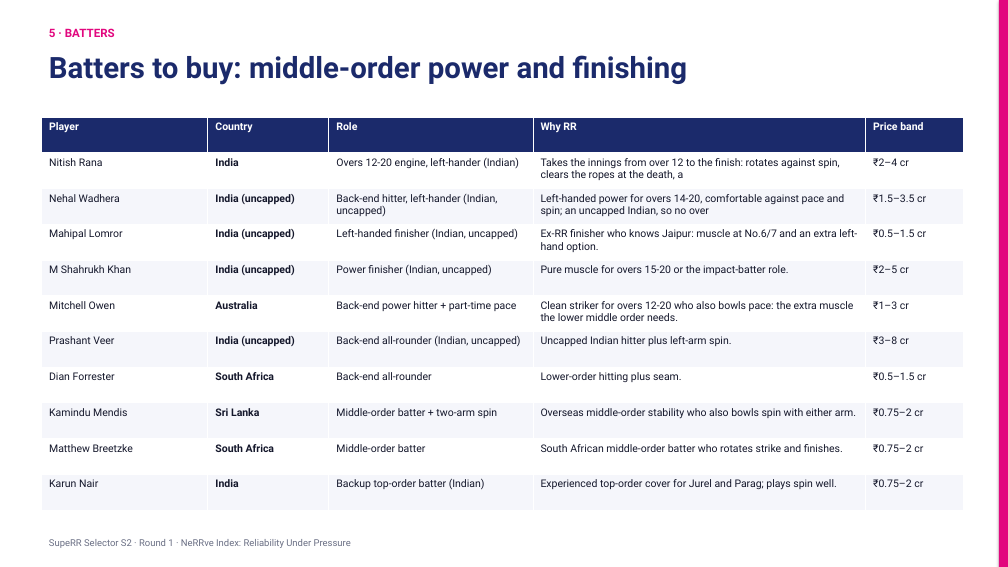
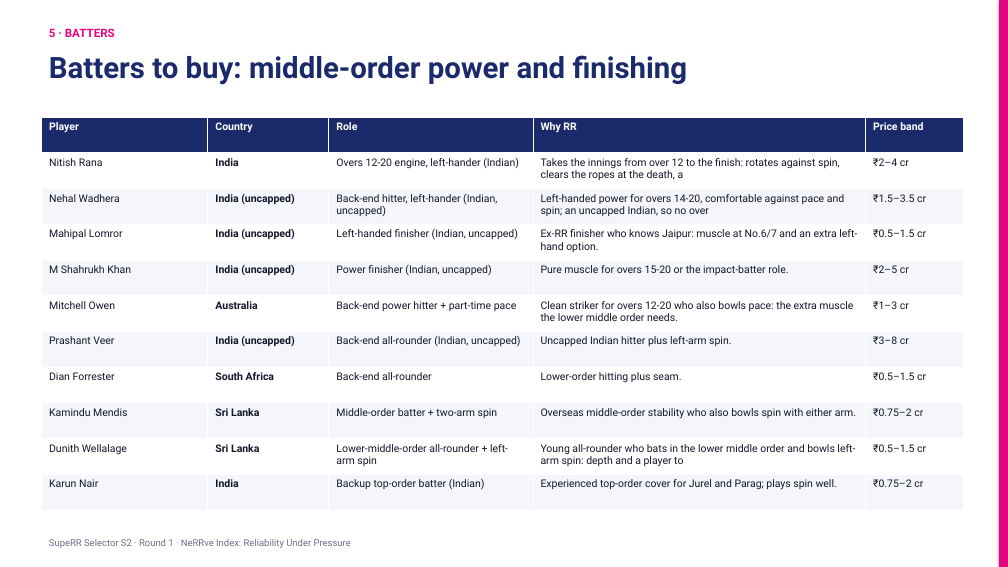
Before and after one commit to KoduruChandrasekhar/RRAuction-, a slide deck: slide 9 of submission/NeRRve_Deck.pptx. Drawn at 1008x567 pixels with LibreOffice and Linux fonts; fonts in the diff are those of the drawing. Boxes give left, top, right and bottom in pixels: in the first picture for what was removed or moved away, otherwise in the second. Text is boxed around its words. In the diff, an @@ line names an element or a change of style, - is before the commit and + after.

```diff
--- a/submission/NeRRve_Deck.pptx
+++ b/submission/NeRRve_Deck.pptx
@@ table at [42,117,964,510] @@
-row 10: Matthew Breetzke | South Africa | Middle-order batter | South African middle-order batter who rotates strike and finishes. | ₹0.75–2 cr
+row 10: Dunith Wellalage | Sri Lanka | Lower-middle-order all-rounder + left-arm spin | Young all-rounder who bats in the lower middle order and bowls left-arm spin: depth and a player to | ₹0.5–1.5 cr
```
Also in this commit, not shown: 2 other slides changed, 1 slide added, 1 slide removed, 8 other files.
